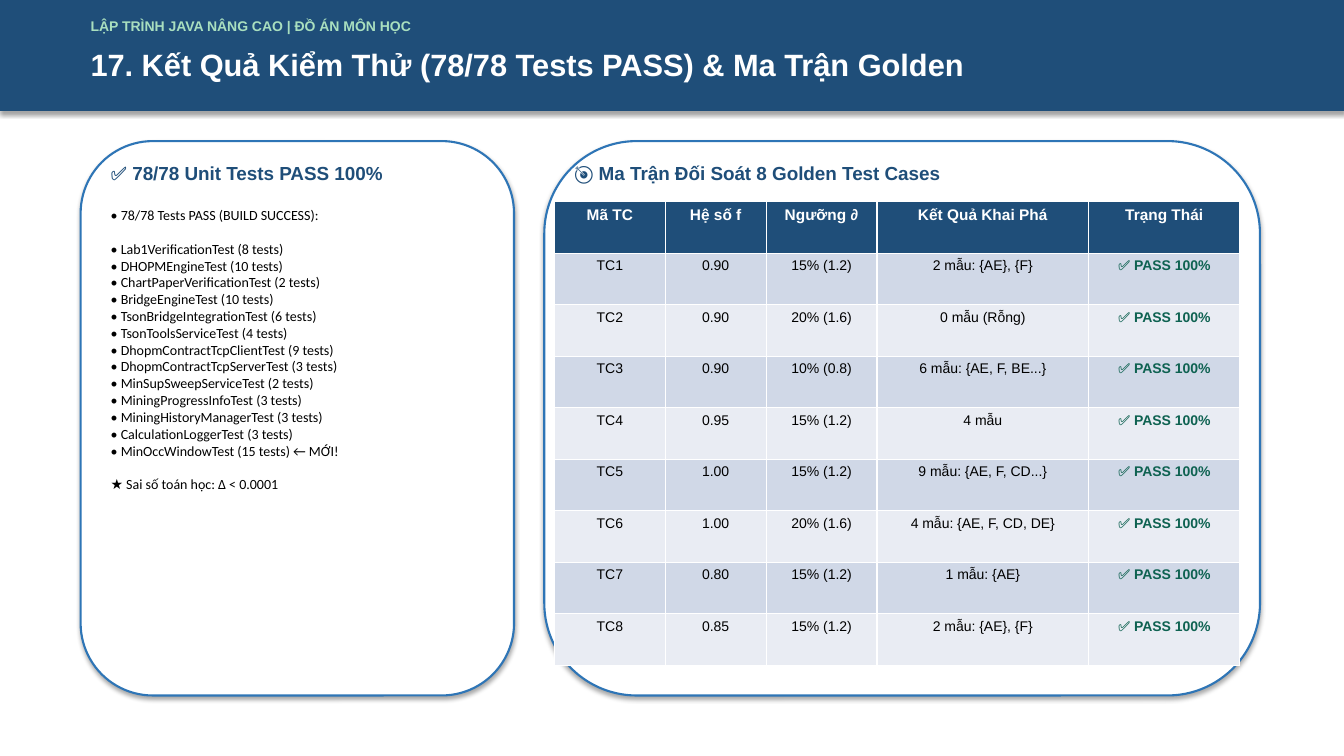
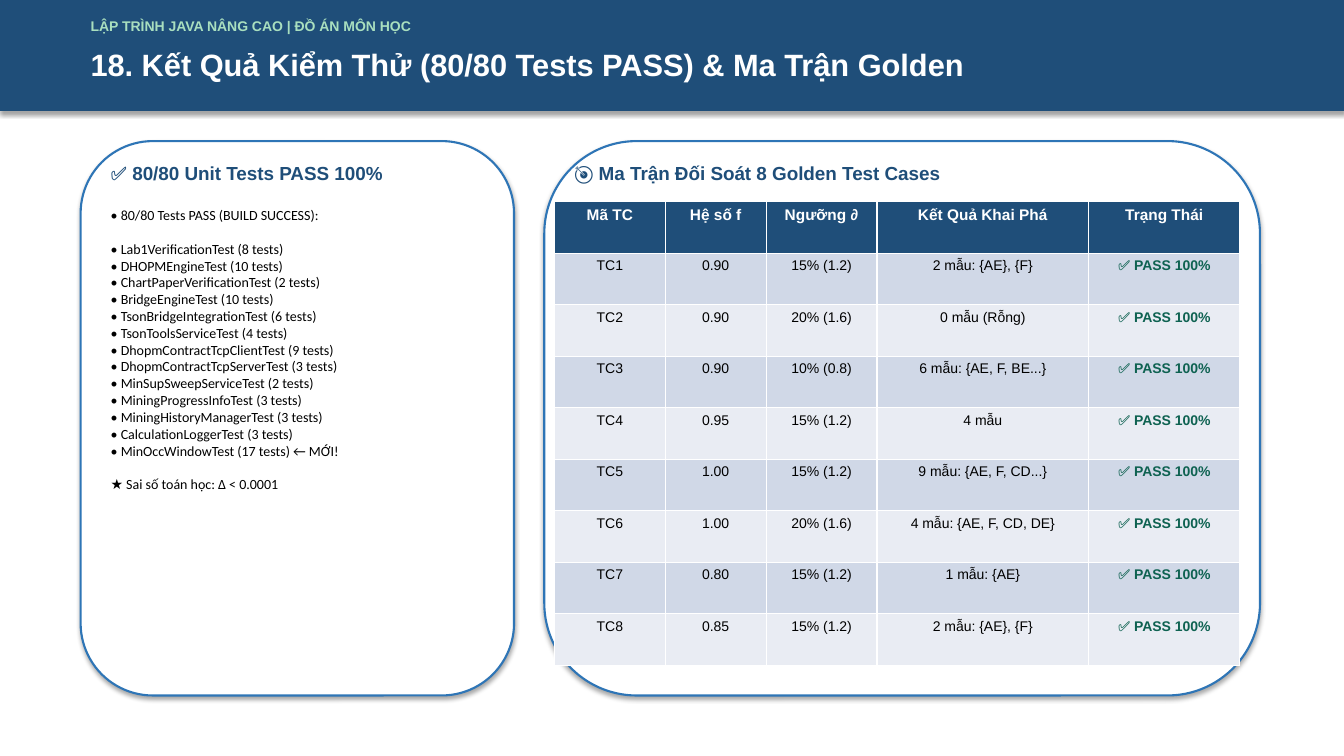
Before and after one commit to 2312741-sudo/javanc, a slide deck: slide 18 of docs/ThuyetTrinh_DeTai_DHOPM_2312741_NguyenThanhTam.pptx (slide 17 before the commit). Drawn at 1344x756 pixels with LibreOffice and Linux fonts; fonts in the diff are those of the drawing. Boxes give left, top, right and bottom in pixels: in the first picture for what was removed or moved away, otherwise in the second. Text is boxed around its words. In the diff, an @@ line names an element or a change of style, - is before the commit and + after.

Commit message:
feat: add Big Mining speedup chart & comparison table for minOcc (O(W) vs O(N)), update README and 80 unit tests

```diff
--- a/docs/ThuyetTrinh_DeTai_DHOPM_2312741_NguyenThanhTam.pptx
+++ b/docs/ThuyetTrinh_DeTai_DHOPM_2312741_NguyenThanhTam.pptx
@@ text at (91, 51, 964, 81): text changed @@
-17. Kết Quả Kiểm Thử (78/78 Tests PASS) & Ma Trận Golden
+18. Kết Quả Kiểm Thử (80/80 Tests PASS) & Ma Trận Golden
@@ text at (132, 166, 382, 181): text changed @@
-✅ 78/78 Unit Tests PASS 100%
+✅ 80/80 Unit Tests PASS 100%
@@ text at (121, 210, 339, 492): text changed @@
-• 78/78 Tests PASS (BUILD SUCCESS):
-• Lab1VerificationTest (8 tests)
-• DHOPMEngineTest (10 tests)
-• ChartPaperVerificationTest (2 tests)
-• BridgeEngineTest (10 tests)
-• TsonBridgeIntegrationTest (6 tests)
-• TsonToolsServiceTest (4 tests)
-• DhopmContractTcpClientTest (9 tests)
-• DhopmContractTcpServerTest (3 tests)
-• MinSupSweepServiceTest (2 tests)
-• MiningProgressInfoTest (3 tests)
-• MiningHistoryManagerTest (3 tests)
-• CalculationLoggerTest (3 tests)
-• MinOccWindowTest (15 tests) ← MỚI!
-★ Sai số toán học: Δ < 0.0001
+• 80/80 Tests PASS (BUILD SUCCESS):
+• Lab1VerificationTest (8 tests)
+• DHOPMEngineTest (10 tests)
+• ChartPaperVerificationTest (2 tests)
+• BridgeEngineTest (10 tests)
+• TsonBridgeIntegrationTest (6 tests)
+• TsonToolsServiceTest (4 tests)
+• DhopmContractTcpClientTest (9 tests)
+• DhopmContractTcpServerTest (3 tests)
+• MinSupSweepServiceTest (2 tests)
+• MiningProgressInfoTest (3 tests)
+• MiningHistoryManagerTest (3 tests)
+• CalculationLoggerTest (3 tests)
+• MinOccWindowTest (17 tests) ← MỚI!
+★ Sai số toán học: Δ < 0.0001
```
Also in this commit, not shown: 7 other slides changed, 1 slide added, 4 other files.
